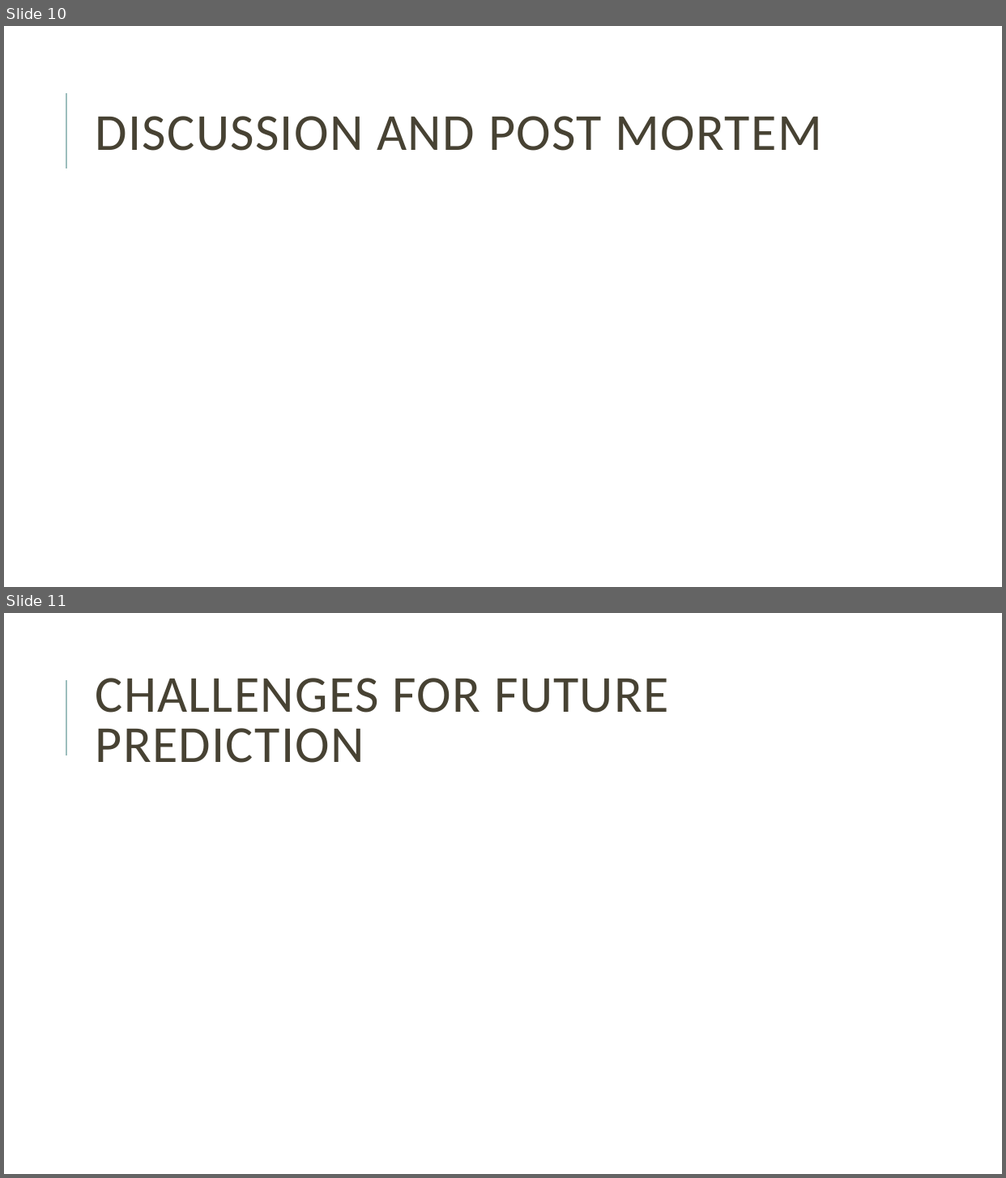
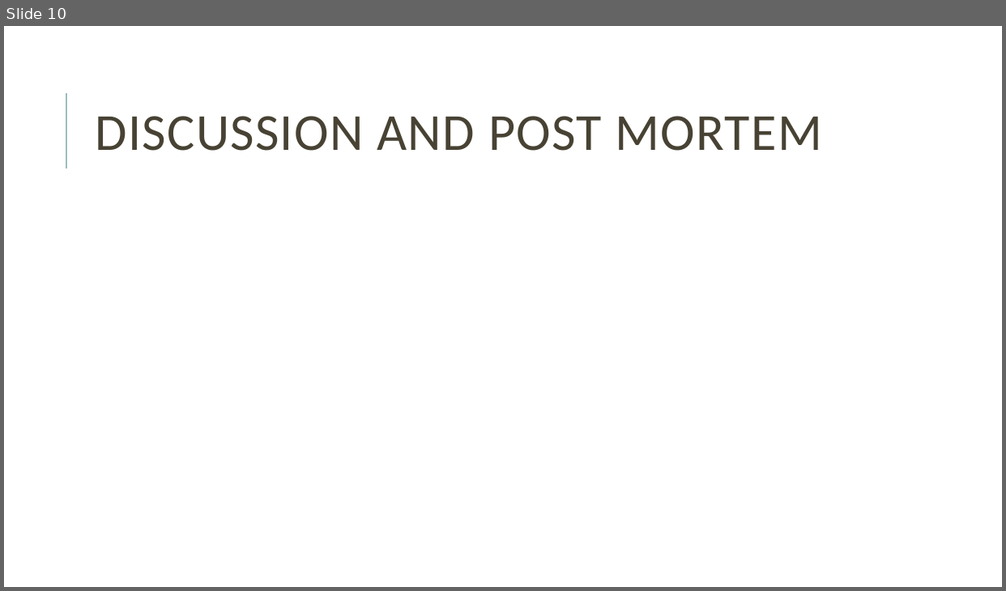
Before and after one commit to davew306/Project_Airline, a slide deck: Project Delta Airlines Presentation.pptx. Shown one above the other, each under a label of ours: slides 10 and 11 before the commit, slide 10 after it. The pictures are 1006x1178 and 1006x591 pixels, drawn with LibreOffice and Linux fonts; fonts in the diff are those of the drawing. Boxes give left, top, right and bottom in pixels: in the first picture for what was removed or moved away, otherwise in the second. Text is boxed around its words. In the diff, an @@ line names an element or a change of style, - is before the commit and + after.

```diff
--- a/Project Delta Airlines Presentation.pptx
+++ b/Project Delta Airlines Presentation.pptx
@@ slide 11 removed at (4, 613, 1002, 1174), background #FFFFFF; not listed: 1 template element that a slide beside it also shows @@
@@ title removed at (96, 678, 668, 763) @@
-CHALLENGES FOR FUTURE PREDICTION
```
Also in this commit, not shown: 3 slides changed, 1 slide added, 1 other slide removed.
